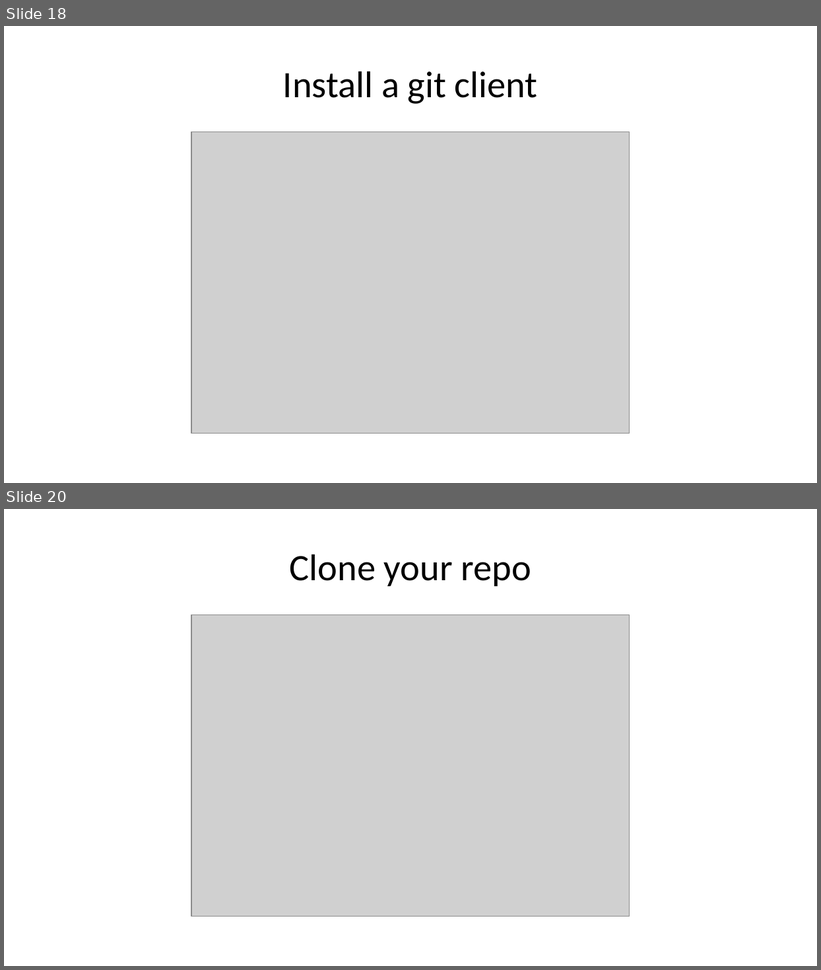
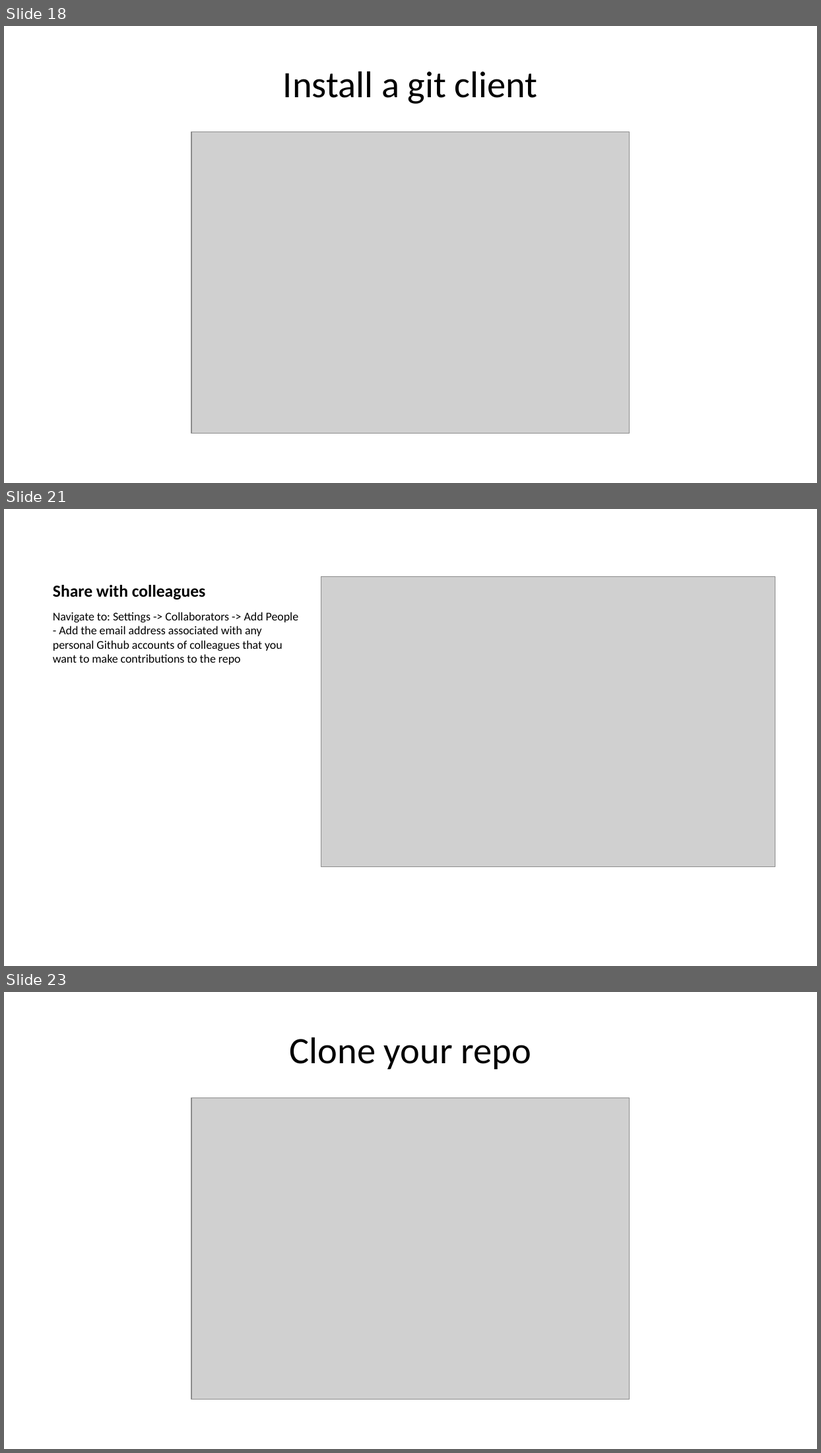
Before and after one commit to jrspringman/psci3200-globaldev, a slide deck: docs/slides/lees-git.pptx. Shown one above the other, each under a label of ours: slides 18 and 20 before the commit, slides 18, 21 and 23 after it; the slides between them are not shown. The pictures are 821x970 and 821x1453 pixels, drawn with LibreOffice and Linux fonts; fonts in the diff are those of the drawing; grey boxes stand for pictures. Boxes give left, top, right and bottom in pixels: in the first picture for what was removed or moved away, otherwise in the second. Text is boxed around its words. In the diff, an @@ line names an element or a change of style, - is before the commit and + after.

```diff
--- a/docs/slides/lees-git.pptx
+++ b/docs/slides/lees-git.pptx
@@ slide 21 added at [4,509,817,966], background #FFFFFF @@
@@ title added at [53,585,206,600], 15 pt, text #000000, bold @@
+Share with colleagues
@@ picture added at [321,576,775,867] @@
@@ text added at [53,612,299,665], 10.5 pt, text #000000 @@
+Navigate to: Settings -> Collaborators -> Add People - Add the email address associated with any personal Github accounts of colleagues that you want to make contributions to the repo
@@ what was slide 20 is now slide 23 @@
```
Also in this commit, not shown: 8 slides changed, 10 other slides added, 21 slides removed, 16 other files.
